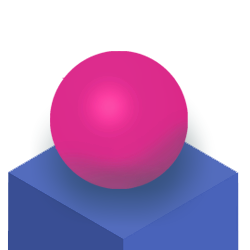
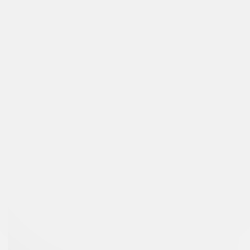
Layered file, before and after one edit (250px x 250px). Changes by layer:
added layer "Layer 9" above "Layer 7" over (0, 0, 250, 250)
showed group "BALL8" (5 layers) over (7, 33, 239, 250)
hid group "Default" (4 layers) over (0, 0, 250, 250)
